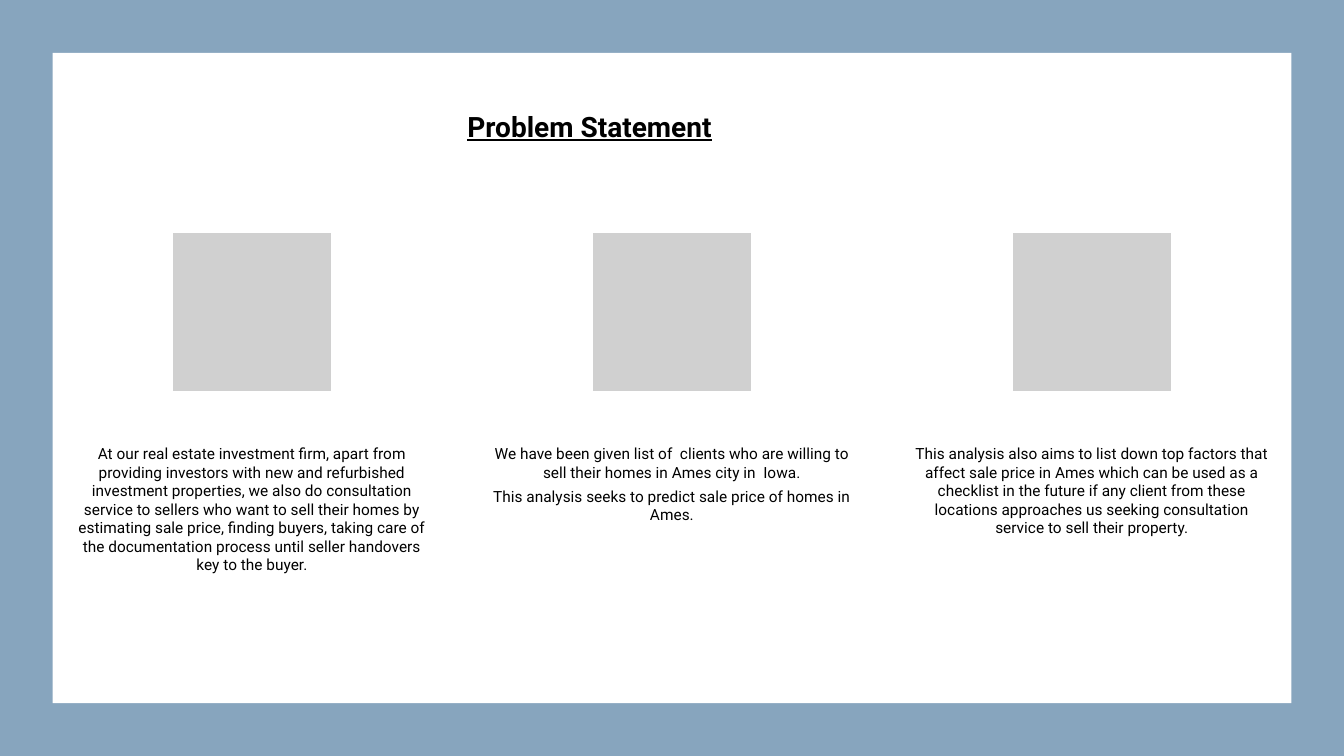
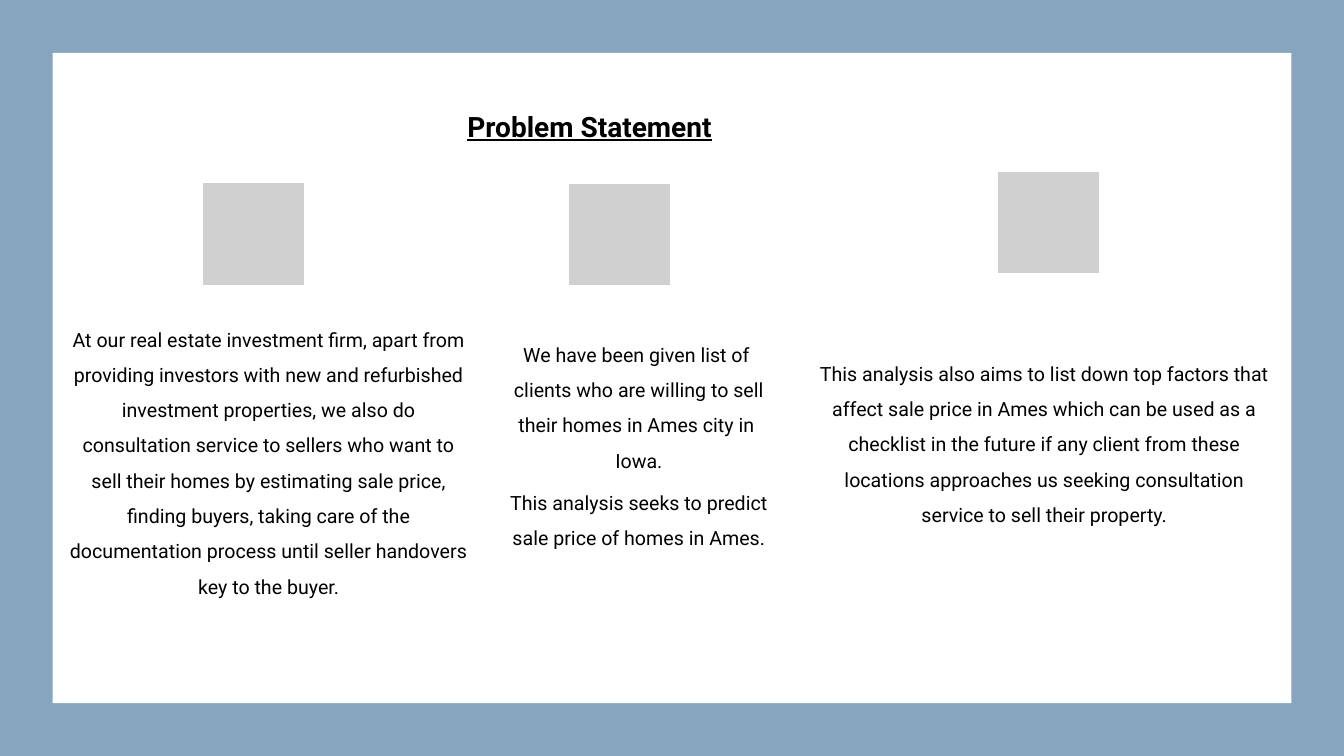
Before and after one commit to vaishnavibrungi/ames_iowa, a slide deck: slide 2 of Project 2.pptx. Drawn at 1344x756 pixels with LibreOffice and Linux fonts; fonts in the diff are those of the drawing; grey boxes stand for pictures. Boxes give left, top, right and bottom in pixels: in the first picture for what was removed or moved away, otherwise in the second. Text is boxed around its words. In the diff, an @@ line names an element or a change of style, - is before the commit and + after.

```diff
--- a/Project 2.pptx
+++ b/Project 2.pptx
@@ picture: place and size @@
-picture at [1012,232,1174,393]
+picture at [997,170,1101,274]
@@ picture added at [202,182,306,286] @@
@@ picture: place and size @@
-picture at [592,232,753,393]
+picture at [569,182,673,286]
@@ picture removed at [171,232,333,393] @@
@@ text "At our real estate investment ...": place and size @@
-text "At our real estate investment ..." at [78,447,425,574]
+text "At our real estate investment ..." at [70,332,467,599]
@@ size 11 to 14 pt; line spacing 1 to 1.5; more space between paragraphs in 3 elements at [820,366,1268,526], [70,332,467,599], [510,347,767,549] @@
@@ text "We have been given list ...": place and size @@
-text "We have been given list ..." at [493,447,850,520]
+text "We have been given list ..." at [510,347,767,549]
@@ text "This analysis also aims to ...": place and size @@
-text "This analysis also aims to ..." at [915,447,1268,537]
+text "This analysis also aims to ..." at [820,366,1268,526]
```
Also in this commit, not shown: 2 other slides changed, 1 slide removed, 3 other files.
